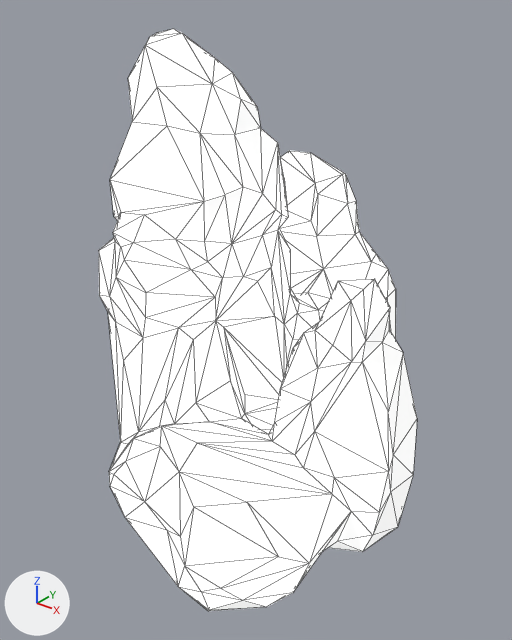
A saved change to the glTF model public/siege/scifi/desert_SM_Env_Rocks_Spikey_02.gltf.
Both versions are drawn from a 50 mm lens placed at (2.49, -3.05, 2.71), pointed at (0.09, -0.05, 0.85). The lights are fixed; the arrows at lower left show +X, +Y and +Z. The older version comes first. Mesh edges are drawn as thin lines. Where no turn or scale is listed for an object, it has been applied to the vertices.

Objects in the first picture: 'SM_Env_Rocks_Spikey_02'.
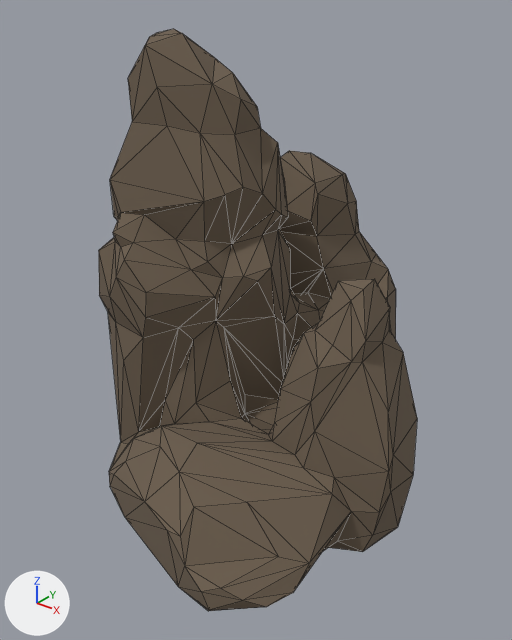
Location of each change, (x1, y1, x2, y2) in pixels of the pictures (512 x 640 px):
'SM_Env_Rocks_Spikey_02', surface changed (white to brown)
    both: (99, 29, 417, 611)

What the commit changed:
Picture 'PolygonNatureBiomesS2_AridDesert_Texture_01' (img_polygonnaturebiomess2_ariddesert_texture_01) is new.
In material 'MAT_01A' (mat_mat_01a), base_color is no longer (1.0, 1.0, 1.0), white #ffffff.
In material 'MAT_01A' (mat_mat_01a), texture is now set to img_polygonnaturebiomess2_ariddesert_texture_01.
In material 'MAT_01A' (mat_mat_01a), emission_strength is no longer 0.5.
